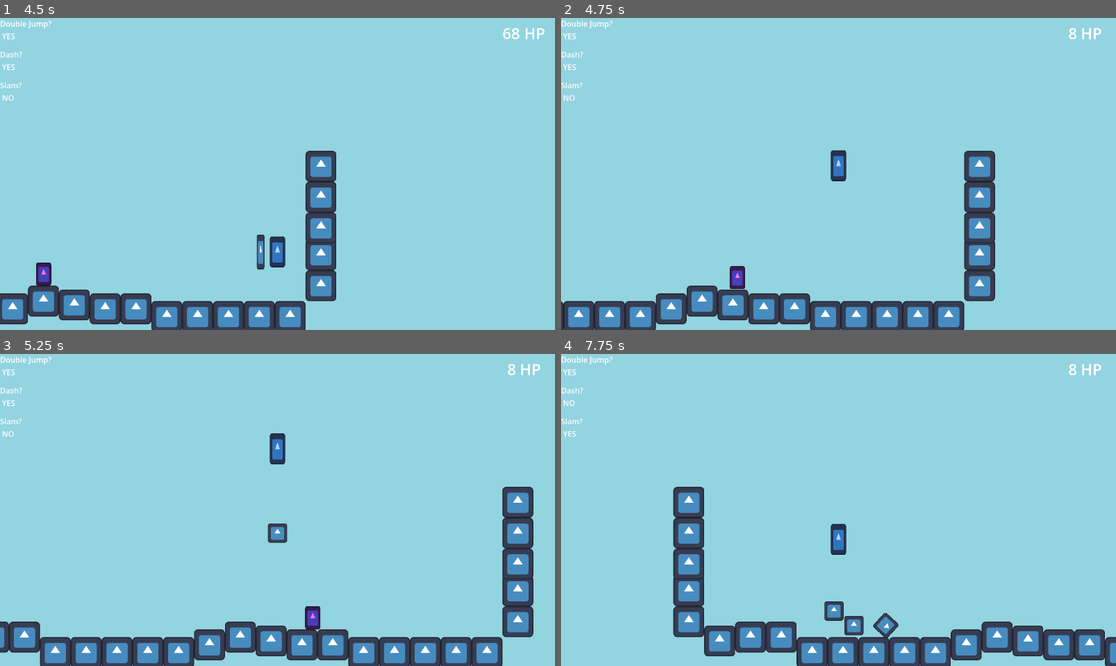
Above: before the commit, frames 1-4 (two rows, left to right).
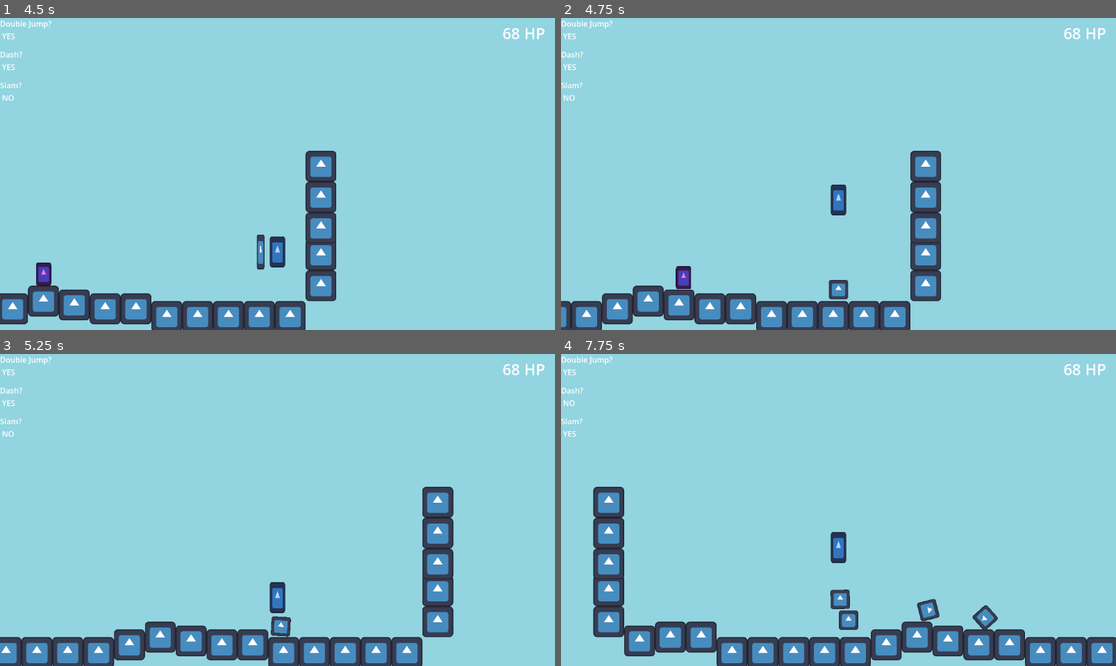
Above: after the commit, the same moments.

Repository: HeroHunterIguess/untitled-wip-game
Game: Godot game, scene res://scenes/worlds/test_scene.tscn
Two runs of this game, one before a commit and one after it. Both use one fixed random seed, a clock stepped at 60 frames per second and the inputs below. The engine's default icon, where the game draws it, is replaced by a stand-in: a white triangle on a blue panel in a dark square.
Inputs (mouse positions are in pixels of both pictures, inside the frame that each line leads up to):
- Up to frame 1 (4.5 s): move the mouse to (399, 158) at 0.52 s; hold D (right) 0.53-2.03 s; right-click (399, 158) at 0.6 s; tap Space (double jump) at 0.77, 1.52, 3.02, 3.77 s; move the mouse to (166, 189) at 1.27 s; tap E (air_freeze) at 1.35 s; right-click (166, 189) at 1.55 s; move the mouse to (333, 105) at 2.02 s; hold A (left) 2.03-2.78 s; tap Shift (dash) at 2.1 s; right-click (333, 105) at 2.3 s; move the mouse to (249, 236) at 2.77 s; hold D (right) 2.78-4.28 s; right-click (249, 236) at 2.85 s; move the mouse to (444, 220) at 3.52 s; tap F (ground_slam) at 3.6 s; right-click (444, 220) at 3.8 s; move the mouse to (111, 127) at 4.27 s; hold A (left) from 4.28 s (still down); click (111, 127) at 4.35 s
- Up to frame 2 (4.75 s): keep holding A (left); tap Space (double jump) at 4.52 s; right-click (672, 127) at 4.55 s
- Up to frame 3 (5.25 s): move the mouse to (305, 510) at 5.02 s; release A (left) at 5.03 s; hold D (right) from 5.03 s (still down); right-click (305, 510) at 5.1 s
- Up to frame 4 (7.75 s): move the mouse to (755, 432) at 5.77 s; release D (right) at 5.78 s; hold A (left) 5.78-7.28 s; tap E (air_freeze) at 5.85 s; tap Space (double jump) at 6.02, 6.77, 7.52 s; right-click (755, 432) at 6.05 s; move the mouse to (960, 494) at 6.52 s; tap Shift (dash) at 6.6 s; right-click (960, 494) at 6.8 s; move the mouse to (727, 525) at 7.27 s; hold D (right) from 7.28 s (still down); right-click (727, 525) at 7.35 s

Frame 1 is identical in both runs. In frame 2, 12% of the frame differs, in the area x 0-99%, y 3-100%; in frame 3, 14%; in frame 4, 15%, in the area x 5-100%, y 3-100%.
Error before the commit: Invalid call. Nonexistent function 'take_damage' in base 'RigidBody2D (grenade.gd)'. (res://scripts/game/ground_slam.gd:8)
Error after the commit: Invalid call. Nonexistent function 'take_damage' in base 'RigidBody2D (grenade.gd)'. (res://scripts/game/grenade.gd:28)

Commit message:
general improvements

Diff:
--- a/scenes/attacks/grenade.tscn
+++ b/scenes/attacks/grenade.tscn
@@ -2,6 +2,9 @@
 
 [ext_resource type="Script" uid="uid://bp1u6kmcrvwt7" path="res://scripts/game/grenade.gd" id="1_jionv"]
 [ext_resource type="Texture2D" uid="uid://bvhe2m66j7025" path="res://icon.svg" id="1_mmjb5"]
+
+[sub_resource type="CircleShape2D" id="CircleShape2D_r48dx"]
+radius = 25.298222
 
 [sub_resource type="CircleShape2D" id="CircleShape2D_mmjb5"]
 radius = 24.0
@@ -17,6 +20,12 @@
 scale = Vector2(0.3125, 0.3125)
 texture = ExtResource("1_mmjb5")
 
+[node name="initial_hit" type="Area2D" parent="." unique_id=396992871]
+
+[node name="CollisionShape2D" type="CollisionShape2D" parent="initial_hit" unique_id=274192363]
+shape = SubResource("CircleShape2D_r48dx")
+debug_color = Color(0.9291855, 3.2825174e-05, 0.6637146, 0.41960785)
+
 [node name="CollisionShape2D" type="CollisionShape2D" parent="." unique_id=1562555570]
 shape = SubResource("CircleShape2D_mmjb5")
 
@@ -24,5 +33,7 @@
 
 [node name="CollisionShape2D" type="CollisionShape2D" parent="explosion_radius" unique_id=913717367]
 shape = SubResource("CircleShape2D_jionv")
+debug_color = Color(0.2576059, 0.59869266, 0.59152937, 0.41960785)
 
+[connection signal="area_entered" from="initial_hit" to="." method="_on_initial_hit_area_entered"]
 [connection signal="area_entered" from="explosion_radius" to="." method="_on_explosion_radius_area_entered"]
--- a/scripts/game/grenade.gd
+++ b/scripts/game/grenade.gd
@@ -2,6 +2,7 @@
 
 var velocity = Vector2(0,0)
 var is_on_floor = false
+var hit_something = false
 
 const KNOCKBACK = 1000
 const DAMAGE = 60
@@ -15,15 +16,21 @@
 
 	move_and_collide(velocity * delta)
 
+
+func _on_initial_hit_area_entered(area: Area2D) -> void:
+	hit_something = true
+
+
 # explode when it hits an enemy
 func _on_explosion_radius_area_entered(area: Area2D) -> void:
 	# UPDATE THIS TO ENSURE ITS NOT CALLING FUNCTIONS ON ANOTHER GRENADE INSTANCE WHICH ERRORS
-	if !area.is_in_group("player"):
+	if !area.is_in_group("player") && hit_something:
 		area.get_parent().take_damage(DAMAGE)
 
-	if area.to_local(self.global_position).x >= 0:
-		area.get_parent().take_kb(KNOCKBACK, false)
-	else:
-		area.get_parent().take_kb(KNOCKBACK, true)
 
-	queue_free()
+		if area.to_local(self.global_position).x >= 0:
+			area.get_parent().take_kb(KNOCKBACK, false)
+		else:
+			area.get_parent().take_kb(KNOCKBACK, true)
+
+		queue_free()
